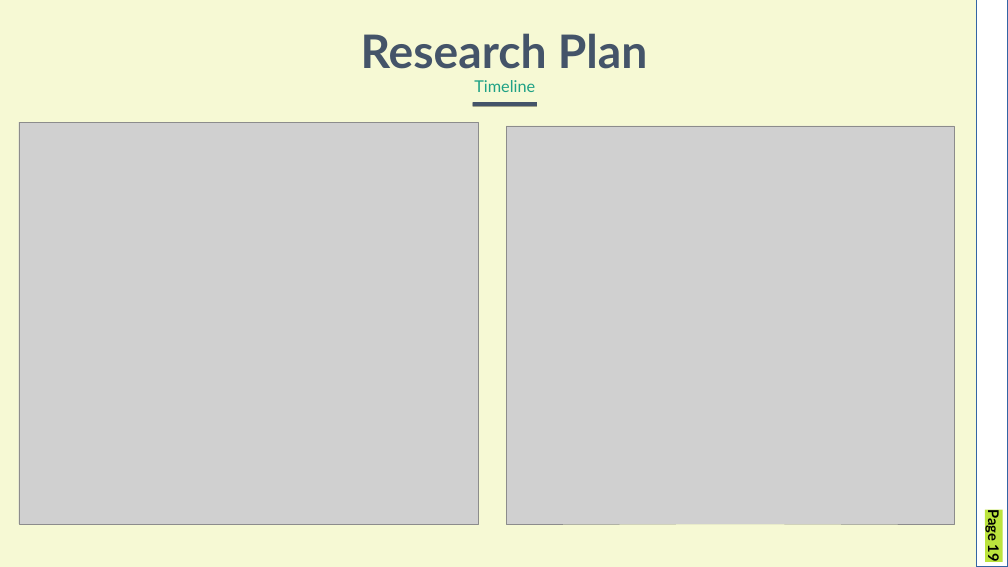
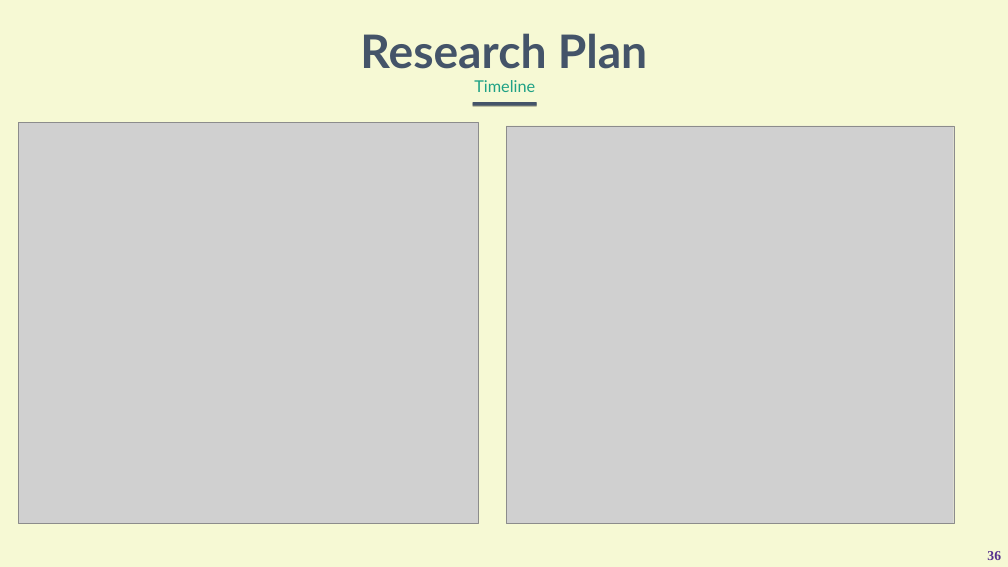
Before and after one commit to mcaple/TRM, a slide deck: slide 36 of CA1.pptx (slide 19 before the commit). Drawn at 1008x567 pixels with LibreOffice and Linux fonts; fonts in the diff are those of the drawing; grey boxes stand for pictures. Boxes give left, top, right and bottom in pixels: in the first picture for what was removed or moved away, otherwise in the second. Text is boxed around its words. In the diff, an @@ line names an element or a change of style, - is before the commit and + after.

```diff
--- a/CA1.pptx
+++ b/CA1.pptx
@@ rectangle removed at (977, 0, 1008, 567) @@
@@ page number removed at (985, 513, 1003, 562) @@
-Page 19
@@ page number added at (987, 551, 1001, 560), 26 pt, text #55308D, bold @@
+36
```
Also in this commit, not shown: 15 other slides changed, 27 slides added, 5 slides removed, 10 other files.
